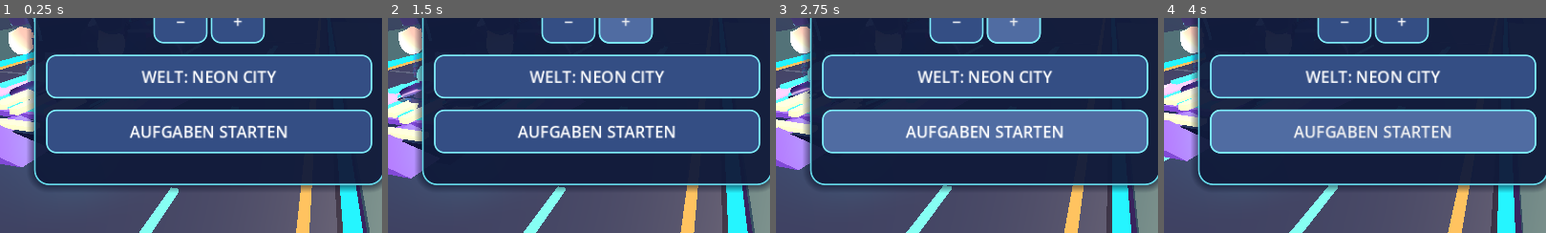
Above: before the commit, frames 1-4 (left to right).
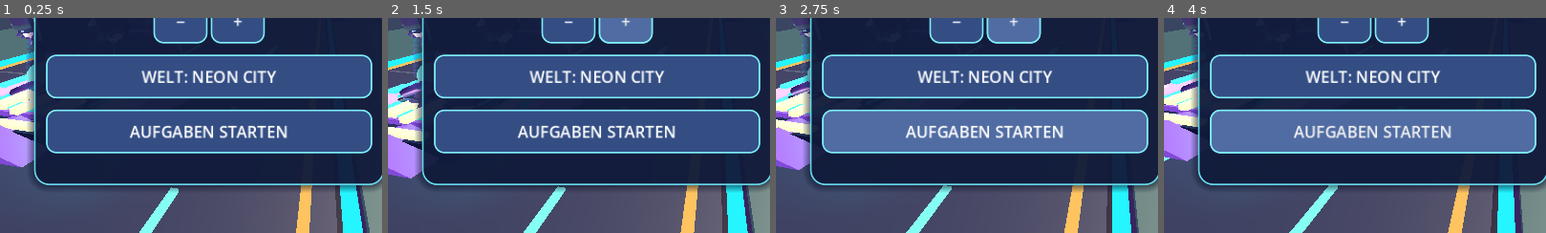
Above: after the commit, the same moments.

Repository: mtothek0703/learnquest-unity-web
Game: Godot game, scene res://main.tscn
Two runs of this game, one before a commit and one after it. Both use one fixed random seed, a clock stepped at 60 frames per second and the inputs below.
Inputs (mouse positions are % of the whole screen's width and height, from its top left):
- Up to frame 1 (0.25 s): no input
- Up to frame 2 (1.5 s): click "−" at 0.5 s; move the mouse to (72, 45) at 1.27 s; hold Right from 1.28 s (still down); hold Q from 1.28 s (still down); click (72, 45) at 1.42 s
- Up to frame 3 (2.75 s): tap Space at 1.52, 1.82 s; release Right at 2 s; release Q at 2 s; drag from (30, 55) to (45, 70) at 2.02 s
- Up to frame 4 (4 s): move the mouse to (60, 28) at 2.77 s; hold Right 2.78-3.5 s; hold R 2.78-3.5 s; drag from (45, 70) to (20, 35) at 3.52 s
The pictures show only the part of the screen within x 23-73%, y 47-97%; the shares and areas given below are measured in that part.

The runs differ from the first frame. In frame 1, 0.7% of the frame differs, in the area x 2-9%, y 4-17%; in frame 2, 0.6%; in frame 3, 0.6%; in frame 4, 0.5%.

Commit message:
fix(v115): retire original hands after skinned replacement

Diff:
--- a/godot/rider_skinned_gloves.gd
+++ b/godot/rider_skinned_gloves.gd
@@ -56,6 +56,9 @@
                 var old := gauntlet.get_node_or_null(name) as MeshInstance3D
                 if old != null:
                     old.visible = false
+    # Retire the TWO imported pale glTF hands only after both replacement
+    # palms are successfully skinned. Otherwise they occlude the new gloves.
+    rig.call("retire_legacy_hand_surfaces")
 
 func _attach(part_name: String, mesh: ArrayMesh, material: Material, skin: Skin) -> MeshInstance3D:
     if mesh == null or mesh.get_surface_count() != 1:
